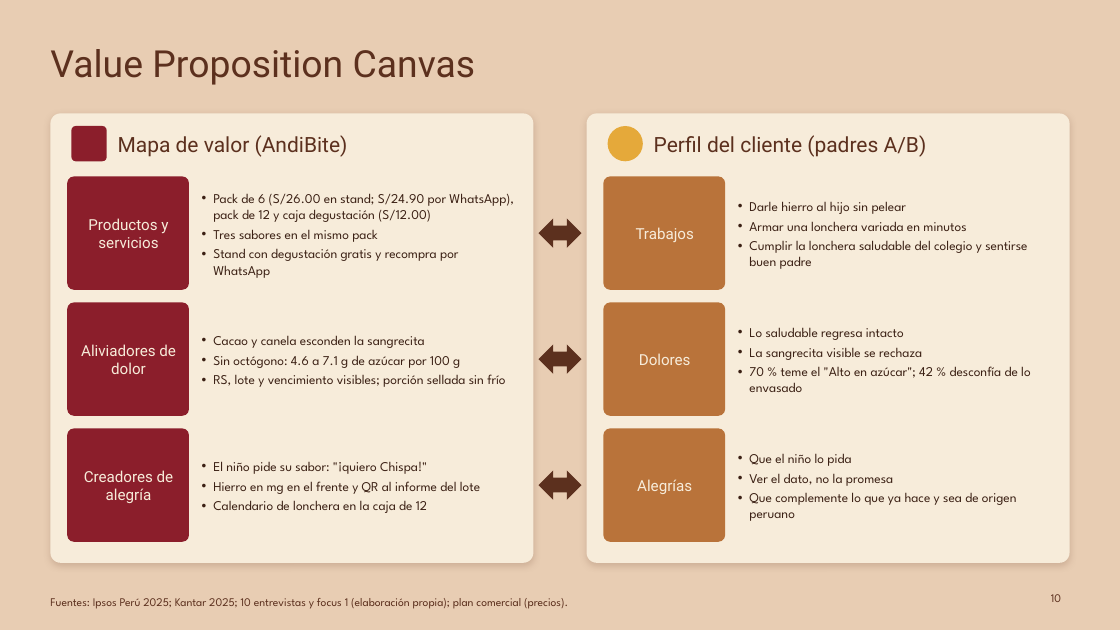
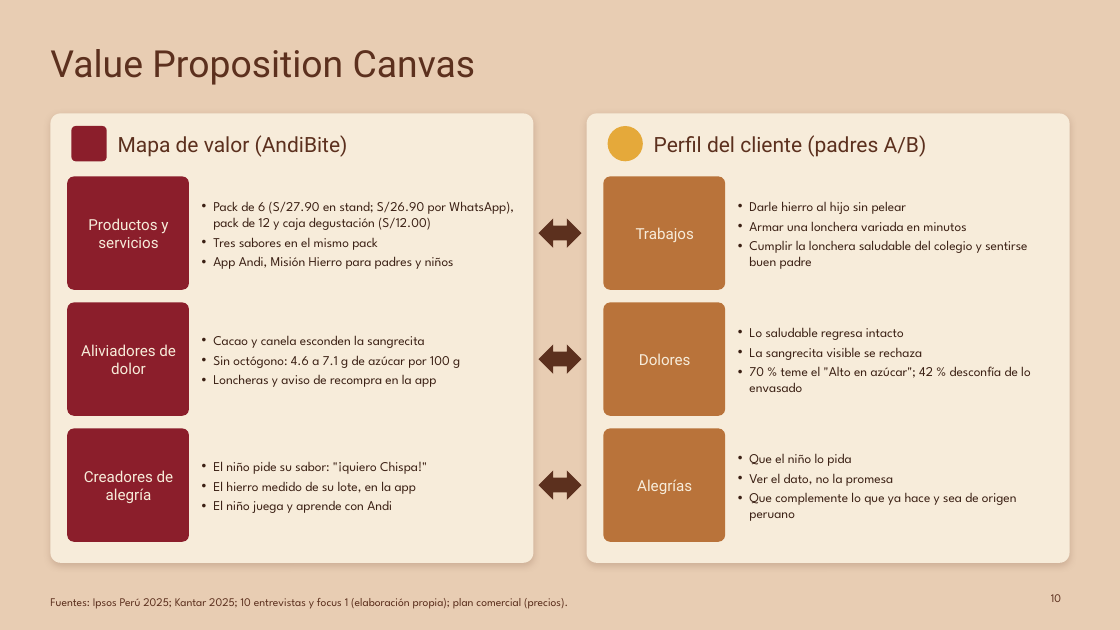
Before and after one commit to Darknow-web/Desarrollo-y-lanzamiento-de-producto-y-marca, a slide deck: slide 10 of 04-reformulacion/T1-presentacion-AndiBite-2-0.pptx. Drawn at 1120x630 pixels with LibreOffice and Linux fonts; fonts in the diff are those of the drawing. Boxes give left, top, right and bottom in pixels: in the first picture for what was removed or moved away, otherwise in the second. Text is boxed around its words. In the diff, an @@ line names an element or a change of style, - is before the commit and + after.

```diff
--- a/04-reformulacion/T1-presentacion-AndiBite-2-0.pptx
+++ b/04-reformulacion/T1-presentacion-AndiBite-2-0.pptx
@@ text at [213,201,514,230]: text changed @@
-• Pack de 6 (S/26.00 en stand; S/24.90 por WhatsApp), pack de 12 y caja degustación (S/12.00)
+• Pack de 6 (S/27.90 en stand; S/26.90 por WhatsApp), pack de 12 y caja degustación (S/12.00)
@@ text at [213,256,454,269]: text changed @@
-• Stand con degustación gratis y recompra por WhatsApp
+• App Andi, Misión Hierro para padres y niños
@@ text at [213,374,436,387]: text changed @@
-• RS, lote y vencimiento visibles; porción sellada sin frío
+• Loncheras y aviso de recompra en la app
@@ text at [213,481,416,513]: text changed @@
-• Hierro en mg en el frente y QR al informe del lote
-• Calendario de lonchera en la caja de 12
+• El hierro medido de su lote, en la app
+• El niño juega y aprende con Andi
```
Also in this commit, not shown: 10 other slides changed, 1 other file.
